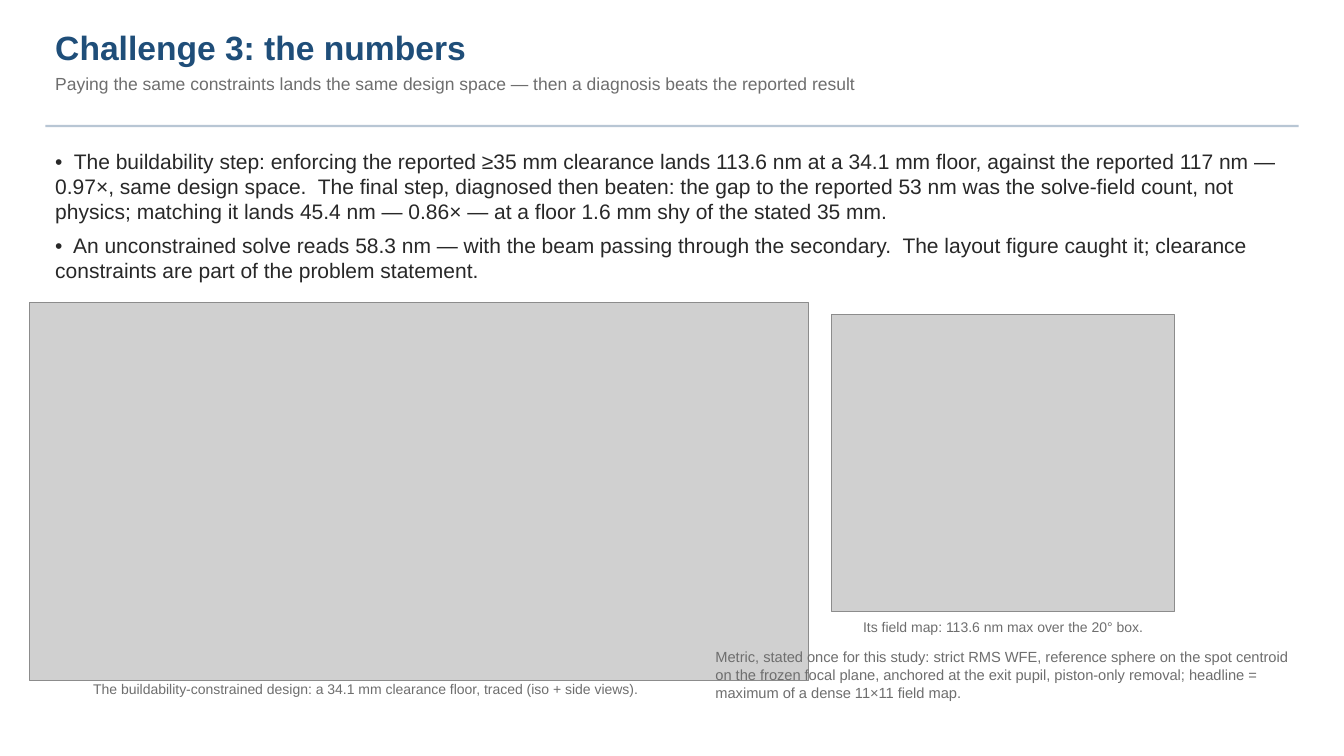
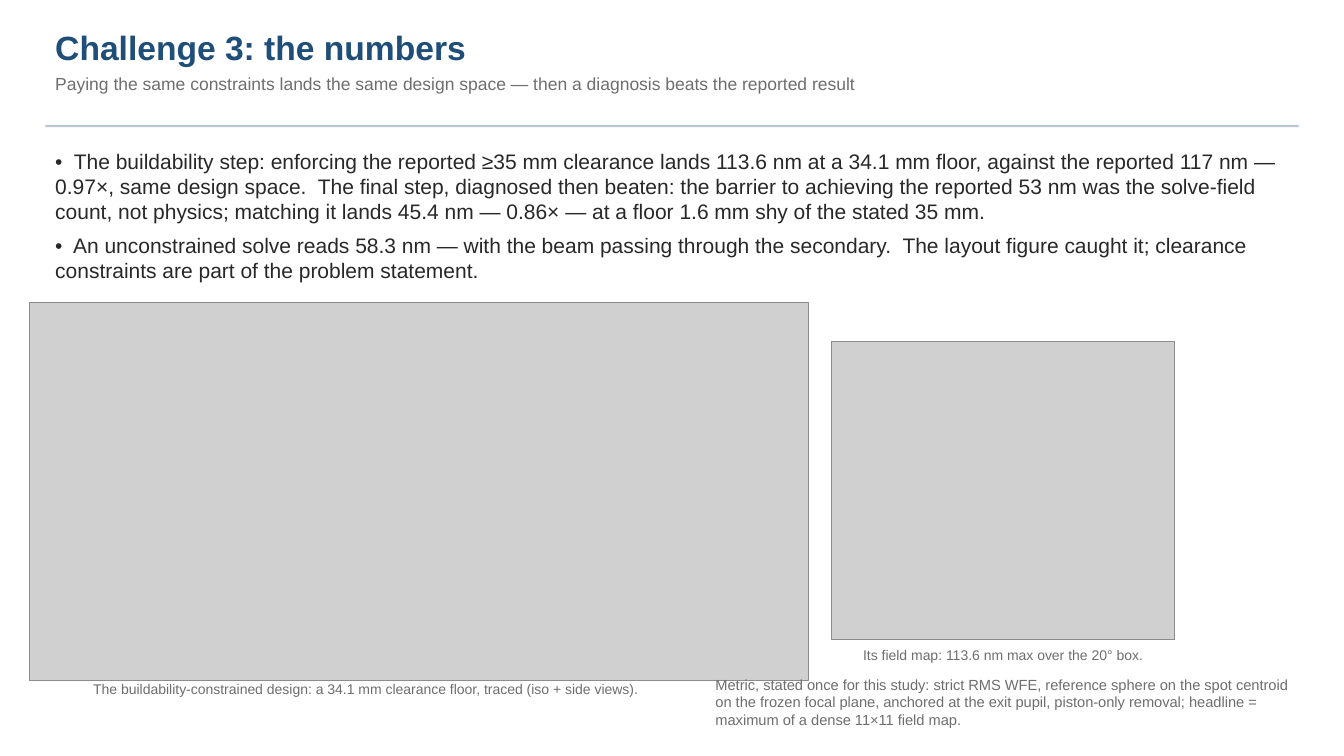
Before and after one commit to nasa-jpl/macos, a slide deck: slide 7 of demo_session/baseline_pass3.pptx. Drawn at 1344x756 pixels with LibreOffice and Linux fonts; fonts in the diff are those of the drawing; grey boxes stand for pictures. Boxes give left, top, right and bottom in pixels: in the first picture for what was removed or moved away, otherwise in the second. Text is boxed around its words. In the diff, an @@ line names an element or a change of style, - is before the commit and + after.

```diff
--- a/demo_session/baseline_pass3.pptx
+++ b/demo_session/baseline_pass3.pptx
@@ text at [55, 153, 1255, 223]: text changed @@
-• The buildability step: enforcing the reported ≥35 mm clearance lands 113.6 nm at a 34.1 mm floor, against the reported 117 nm — 0.97×, same design space. The final step, diagnosed then beaten: the gap to the reported 53 nm was the solve-field count, not physics; matching it lands 45.4 nm — 0.86× — at a floor 1.6 mm shy of the stated 35 mm.
+• The buildability step: enforcing the reported ≥35 mm clearance lands 113.6 nm at a 34.1 mm floor, against the reported 117 nm — 0.97×, same design space. The final step, diagnosed then beaten: the barrier to achieving the reported 53 nm was the solve-field count, not physics; matching it lands 45.4 nm — 0.86× — at a floor 1.6 mm shy of the stated 35 mm.
@@ 2 texts, 1 picture: place and size @@
-2 texts, 1 picture at [715, 315, 1288, 701]
+2 texts, 1 picture at [715, 342, 1288, 728]
```
Also in this commit, not shown: 4 other slides changed, 5 other files.
